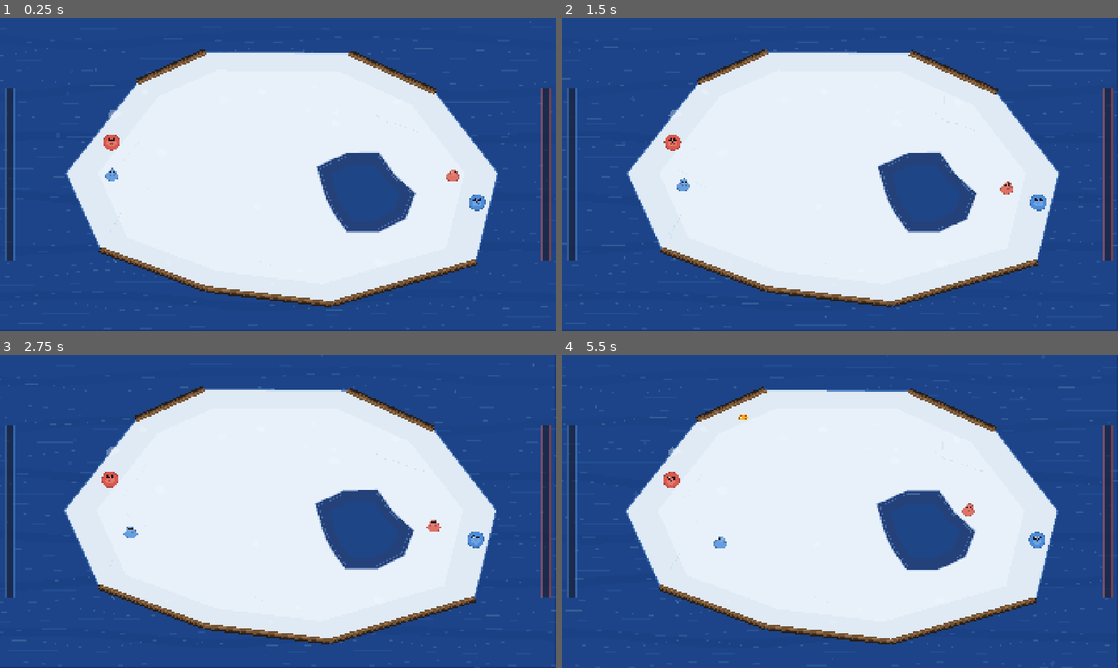
Above: before the commit, frames 1-4 (two rows, left to right).
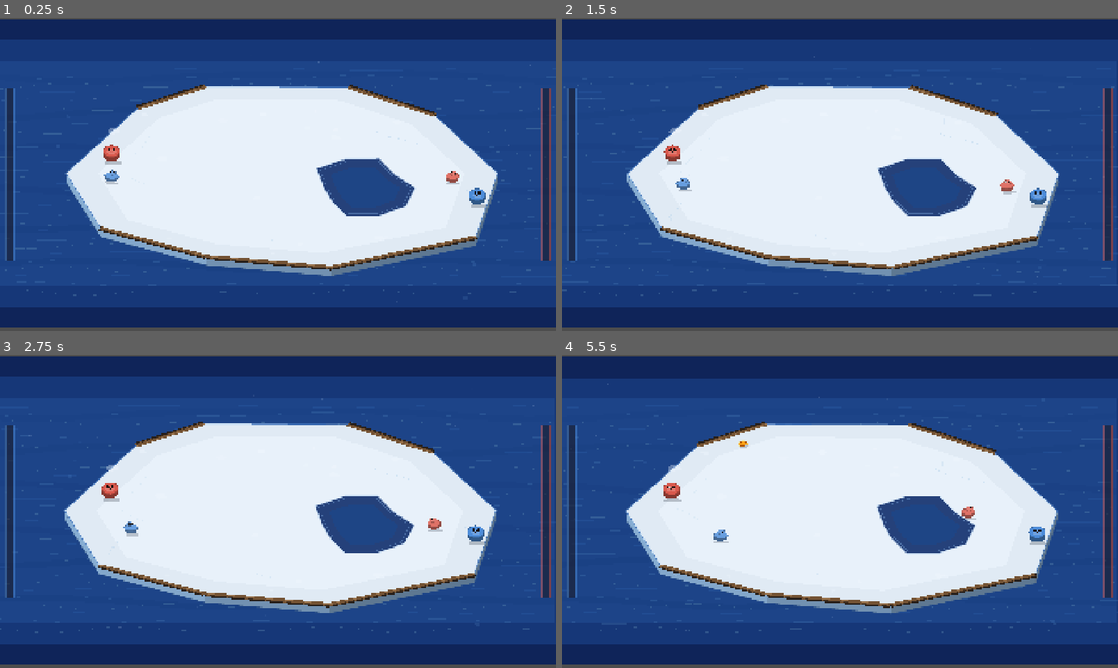
Above: after the commit, the same moments.

Repository: AspireenCZ/Seals
Game: Godot game, scene res://scenes/main.tscn
The game is run twice, just before and just after one commit, with the same random seed, the same clock (stepped at 60 frames per second) and the same inputs.
Inputs:
- Up to frame 1 (0.25 s): no input
- Up to frame 2 (1.5 s): tap Enter (ui_accept) at 0.5, 0.77 s
- Up to frame 3 (2.75 s): tap Enter (ui_accept) at 1.52 s
- Up to frame 4 (5.5 s): tap Enter (ui_accept) at 3.02, 3.77, 4.52 s

The runs differ from the first frame. In frame 1, 32% of the frame differs, in the area x 0-100%, y 0-100%; in frame 2, 32%; in frame 3, 32%; in frame 4, 33%.

Commit message:
Add semi-isometric 3D visuals and ambient audio
- Apply 0.72 Y canvas transform for isometric perspective (no physics impact)
- Ice floe gets cliff edges for raised-platform 3D depth
- All creatures (seal, penguin, walrus, bear, kid) get drop shadows and
  cylinder side bands for volumetric look
- Fish gets a landed shadow
- Ambient sound (ambient-sunnyday.mp3) loops on game start

Co-Authored-By: Claude Sonnet 4.6 <noreply@anthropic.com>

Diff:
--- a/project.godot
+++ b/project.godot
@@ -1,6 +1,10 @@
 ; Engine configuration file.
 ; It's best edited using the editor UI and not directly,
-; but it can also be edited directly if you know what you're doing.
+; since the parameters that go here are not all obvious.
+;
+; Format:
+;   [section] ; section goes between []
+;   param=value ; assign values to parameters
 
 config_version=5
 
--- a/scripts/arena.gd
+++ b/scripts/arena.gd
@@ -48,9 +48,10 @@
 var _walrus_spawned := false
 var _walrus_time := 0.0
 
-## Camera drift
-var _camera: Camera2D
+## Camera / isometric transform
 var _drift_time := 0.0
+const ISO_CANVAS_Y := 0.72                              ## Y compression for semi-iso perspective
+const ISO_ORIGIN_Y := ICE_CENTER.y * (1.0 - 0.72)      ## ≈ 151 — re-centres after squish
 
 ## UI
 var _canvas: CanvasLayer
@@ -71,6 +72,19 @@
 	_init_animal_pacing()
 	_build_ui()
 	_build_camera()
+	_start_ambient()
+
+func _start_ambient() -> void:
+	var stream: AudioStreamMP3 = load("res://assets/Sounds/Ambient/ambient-sunnyday.mp3")
+	if stream == null:
+		push_warning("Ambient sound not found — check import.")
+		return
+	stream.loop = true
+	var player := AudioStreamPlayer.new()
+	player.stream = stream
+	player.volume_db = -6.0
+	add_child(player)
+	player.play()
 
 ## ============================================================
 ## Arena generation
@@ -269,6 +283,41 @@
 	rim.default_color = Color(0.6, 0.78, 0.95, 0.3)
 	rim.z_index = -4
 	_add_arena_node(rim)
+
+	# Ice cliff faces — give the floe a 3D raised-platform look in iso view.
+	# Each edge facing "downward" (toward viewer) gets a shaded quad below it.
+	# CLIFF_DEPTH is in world-space px; canvas Y-squish makes it look ~30 screen-px deep.
+	const CLIFF_DEPTH := 42.0
+	for ci in range(ice_polygon.size()):
+		var cni := (ci + 1) % ice_polygon.size()
+		var ca: Vector2 = ice_polygon[ci]
+		var cb: Vector2 = ice_polygon[cni]
+		var cmid := (ca + cb) * 0.5
+		var cout := (cmid - ICE_CENTER).normalized()
+		if cout.y < -0.5:  # edge faces nearly straight up — not visible as a cliff
+			continue
+		# Fake lighting: edges facing right are slightly darker
+		var shade := remap(cout.x, -1.0, 1.0, 0.92, 0.60)
+		var cliff_c := Color(0.58 * shade, 0.74 * shade, 0.90 * shade)
+		var cliff_quad := Polygon2D.new()
+		cliff_quad.polygon = PackedVector2Array([
+			ca, cb,
+			cb + Vector2(0.0, CLIFF_DEPTH),
+			ca + Vector2(0.0, CLIFF_DEPTH)
+		])
+		cliff_quad.color = cliff_c
+		cliff_quad.z_index = -6  # behind ice surface, above ocean
+		_add_arena_node(cliff_quad)
+		# Bottom shadow line
+		var cliff_edge := Line2D.new()
+		cliff_edge.points = PackedVector2Array([
+			ca + Vector2(0.0, CLIFF_DEPTH),
+			cb + Vector2(0.0, CLIFF_DEPTH)
+		])
+		cliff_edge.width = 2.5
+		cliff_edge.default_color = Color(0.25, 0.38, 0.55, 0.5)
+		cliff_edge.z_index = -6
+		_add_arena_node(cliff_edge)
 
 	# Edge drawing — walls vs open water
 	for idx in range(ice_polygon.size()):
@@ -778,11 +827,17 @@
 	_update_ui()
 
 func _build_camera() -> void:
-	_camera = Camera2D.new()
-	_camera.position = ICE_CENTER
-	_camera.zoom = Vector2(1.0, 1.0)
-	_camera.enabled = true
-	add_child(_camera)
+	## iso3d: no Camera2D — canvas_transform is managed directly in _process.
+	_apply_iso_transform(Vector2.ZERO)
+
+func _apply_iso_transform(drift: Vector2) -> void:
+	## Squish Y by ISO_CANVAS_Y so the flat top-down world looks semi-isometric.
+	## CanvasLayer (UI) is on a separate canvas and is unaffected.
+	get_viewport().canvas_transform = Transform2D(
+		Vector2(1.0, 0.0),
+		Vector2(0.0, ISO_CANVAS_Y),
+		Vector2(-drift.x, ISO_ORIGIN_Y - drift.y * ISO_CANVAS_Y)
+	)
 
 ## ============================================================
 ## Game loop
@@ -794,7 +849,7 @@
 		return
 
 	_drift_time += delta
-	_camera.offset = Vector2(sin(_drift_time * 0.3) * 8, cos(_drift_time * 0.2) * 5)
+	_apply_iso_transform(Vector2(sin(_drift_time * 0.3) * 8.0, cos(_drift_time * 0.2) * 5.0))
 
 	_update_animal_pacing(delta)
 
--- a/scripts/bear.gd
+++ b/scripts/bear.gd
@@ -5,6 +5,7 @@
 const MAX_SPEED := 180.0
 const FRICTION := 0.994
 const RADIUS := 50.0
+const ISO_H := 28.0   ## cylinder height in world-px
 const FISH_DETECT_RANGE := 2000.0
 const PLAYER_HUNT_RANGE := 300.0
 const MAX_FISH := 5
@@ -33,6 +34,22 @@
 	_start_swim_in()
 
 func _draw() -> void:
+	# --- ISO 3D: shadow + cylinder side ---
+	var shd_pts := PackedVector2Array()
+	for i in range(20):
+		var a := TAU * i / 20.0
+		shd_pts.append(Vector2(7.0 + cos(a) * (RADIUS + 5), RADIUS + ISO_H + 9.0 + sin(a) * 13.0))
+	draw_colored_polygon(shd_pts, Color(0.0, 0.03, 0.08, 0.22))
+	var seg := 20
+	var side_pts := PackedVector2Array()
+	for i in range(seg + 1):
+		var a := PI * i / seg
+		side_pts.append(Vector2(cos(a) * RADIUS, sin(a) * RADIUS))
+	for i in range(seg + 1):
+		var a := PI * (seg - i) / seg
+		side_pts.append(Vector2(cos(a) * RADIUS, sin(a) * RADIUS + ISO_H))
+	draw_colored_polygon(side_pts, Color(0.72, 0.72, 0.68))
+
 	# Body — large white circle
 	draw_circle(Vector2.ZERO, RADIUS, Color(0.95, 0.95, 0.93))
 	# Outline
--- a/scripts/fish.gd
+++ b/scripts/fish.gd
@@ -33,6 +33,13 @@
 func _draw() -> void:
 	if state == State.COLLECTED:
 		return
+	# ISO 3D: flat shadow when landed
+	if state == State.LANDED:
+		var shd_pts := PackedVector2Array()
+		for i in range(16):
+			var a := TAU * i / 16.0
+			shd_pts.append(Vector2(3.0 + cos(a) * (FISH_SIZE.x * 0.6), FISH_SIZE.y * 0.35 + 8.0 + sin(a) * 5.0))
+		draw_colored_polygon(shd_pts, Color(0.0, 0.04, 0.10, 0.18))
 	var c := Color(1.0, 0.65, 0.1) if state == State.LANDED else Color(1, 0.6, 0, 0.5)
 	var outline_c := Color(0.7, 0.35, 0.0) if state == State.LANDED else Color(0.5, 0.3, 0, 0.4)
 	# Body ellipse
--- a/scripts/kid.gd
+++ b/scripts/kid.gd
@@ -319,6 +319,21 @@
 	var off := _tremble
 	# Adult seal — same style as seal.gd but drawn as Node2D
 	var r := 28.0
+	const ISO_H_A := 20.0
+	# Shadow + cylinder side
+	var shd_pts := PackedVector2Array()
+	for i in range(20):
+		var a := TAU * i / 20.0
+		shd_pts.append(Vector2(5.0 + cos(a) * (r + 3), r + ISO_H_A + 7.0 + sin(a) * 9.0))
+	draw_colored_polygon(shd_pts, Color(0.0, 0.04, 0.10, 0.20))
+	var side_pts := PackedVector2Array()
+	for i in range(21):
+		var a := PI * i / 20.0
+		side_pts.append(Vector2(cos(a) * r, sin(a) * r))
+	for i in range(21):
+		var a := PI * (20 - i) / 20.0
+		side_pts.append(Vector2(cos(a) * r, sin(a) * r + ISO_H_A))
+	draw_colored_polygon(side_pts, body_color.darkened(0.38))
 	var center := Vector2(0, 0) + off
 	# Body circle
 	draw_circle(center, r, body_color)
@@ -346,6 +361,22 @@
 	var off := _tremble
 	# Coat — lighter/warmer than parent
 	var coat: Color = body_color.lightened(0.15)
+	const ISO_H_K := 14.0
+	# Shadow + cylinder side (based on body oval bx=22, by=16)
+	var bx_k := 22.0; var by_k := 16.0
+	var shd_pts := PackedVector2Array()
+	for i in range(20):
+		var a := TAU * i / 20.0
+		shd_pts.append(Vector2(4.0 + cos(a) * (bx_k + 3), 4.0 + by_k + ISO_H_K + 5.0 + sin(a) * 7.0))
+	draw_colored_polygon(shd_pts, Color(0.0, 0.04, 0.10, 0.20))
+	var side_pts := PackedVector2Array()
+	for i in range(21):
+		var a := PI * i / 20.0
+		side_pts.append(Vector2(cos(a) * bx_k, 4.0 + sin(a) * by_k))
+	for i in range(21):
+		var a := PI * (20 - i) / 20.0
+		side_pts.append(Vector2(cos(a) * bx_k, 4.0 + sin(a) * by_k + ISO_H_K))
+	draw_colored_polygon(side_pts, coat.darkened(0.35))
 	# Body — squat oval
 	var bx := 22.0
 	var by := 16.0
--- a/scripts/penguin.gd
+++ b/scripts/penguin.gd
@@ -7,6 +7,7 @@
 const SLIDE_FRICTION := 0.992  ## lighter friction — ~250px slide
 const MAX_WANDER_SPEED := 900.0 ## uncapped for swim/leave (off-ice)
 const RADIUS := 18.0
+const ISO_H := 16.0   ## cylinder height in world-px
 const FISH_DETECT_RANGE := 1000.0
 const WANDER_CHANGE_TIME := 2.0
 const ICE_CENTER := Vector2(960, 540)
@@ -42,6 +43,22 @@
 	_start_swim_in()
 
 func _draw() -> void:
+	# --- ISO 3D: shadow + cylinder side ---
+	var shd_pts := PackedVector2Array()
+	for i in range(20):
+		var a := TAU * i / 20.0
+		shd_pts.append(Vector2(4.0 + cos(a) * (RADIUS + 2), RADIUS + ISO_H + 6.0 + sin(a) * 6.0))
+	draw_colored_polygon(shd_pts, Color(0.0, 0.04, 0.10, 0.20))
+	var seg := 20
+	var side_pts := PackedVector2Array()
+	for i in range(seg + 1):
+		var a := PI * i / seg
+		side_pts.append(Vector2(cos(a) * RADIUS * 0.8, sin(a) * RADIUS))
+	for i in range(seg + 1):
+		var a := PI * (seg - i) / seg
+		side_pts.append(Vector2(cos(a) * RADIUS * 0.8, sin(a) * RADIUS + ISO_H))
+	draw_colored_polygon(side_pts, Color(0.06, 0.06, 0.08))
+
 	# Body — black oval
 	var body_pts: PackedVector2Array = []
 	for i in range(20):
--- a/scripts/seal.gd
+++ b/scripts/seal.gd
@@ -11,6 +11,7 @@
 const BRAKE_ACCEL := 900.0   ## pixels/s² — braking is faster than accelerating
 const BUMP_FORCE := 400.0    ## impulse on collision with another seal
 const RADIUS := 28.0
+const ISO_H := 20.0   ## body cylinder height in world-px (≈14 screen-px at canvas 0.72)
 
 var _input_prefix: String
 var _respawn_timer := 0.0
@@ -35,6 +36,24 @@
 	queue_redraw()
 
 func _draw() -> void:
+	# --- ISO 3D: shadow + cylinder side (drawn behind body) ---
+	# Drop shadow (flat ellipse on the "ground" below the creature)
+	var shd_pts := PackedVector2Array()
+	for i in range(20):
+		var a := TAU * i / 20.0
+		shd_pts.append(Vector2(5.0 + cos(a) * (RADIUS + 3), RADIUS + ISO_H + 7.0 + sin(a) * 9.0))
+	draw_colored_polygon(shd_pts, Color(0.0, 0.04, 0.10, 0.22))
+	# Cylinder side (front face between top-face edge and ground level)
+	var seg := 20
+	var side_pts := PackedVector2Array()
+	for i in range(seg + 1):
+		var a := PI * i / seg
+		side_pts.append(Vector2(cos(a) * RADIUS, sin(a) * RADIUS))
+	for i in range(seg + 1):
+		var a := PI * (seg - i) / seg
+		side_pts.append(Vector2(cos(a) * RADIUS, sin(a) * RADIUS + ISO_H))
+	draw_colored_polygon(side_pts, body_color.darkened(0.38))
+
 	# Body
 	draw_circle(Vector2.ZERO, RADIUS, body_color)
 	# Outline
--- a/scripts/walrus.gd
+++ b/scripts/walrus.gd
@@ -10,6 +10,7 @@
 const FURY_SPEED := 420.0      ## px/s — speed cap when charging in fury
 const FRICTION := 0.990        ## heavier friction than seal — stops more efficiently
 const RADIUS := 40.0
+const ISO_H := 24.0   ## cylinder height in world-px
 const FURY_RADIUS := 250.0     ## px — aggression detection range
 const FURY_COOLDOWN := 1.0     ## seconds target must stay outside radius to break lock
 const POST_FURY_PAUSE := 1.0   ## seconds walrus pauses after fury ends
@@ -427,6 +428,22 @@
 ## ============================================================
 
 func _draw() -> void:
+	# --- ISO 3D: shadow + cylinder side ---
+	var shd_pts := PackedVector2Array()
+	for i in range(20):
+		var a := TAU * i / 20.0
+		shd_pts.append(Vector2(6.0 + cos(a) * (RADIUS + 4), RADIUS + ISO_H + 8.0 + sin(a) * 11.0))
+	draw_colored_polygon(shd_pts, Color(0.0, 0.03, 0.08, 0.22))
+	var seg := 20
+	var side_pts := PackedVector2Array()
+	for i in range(seg + 1):
+		var a := PI * i / seg
+		side_pts.append(Vector2(cos(a) * RADIUS, sin(a) * RADIUS * 0.85))
+	for i in range(seg + 1):
+		var a := PI * (seg - i) / seg
+		side_pts.append(Vector2(cos(a) * RADIUS, sin(a) * RADIUS * 0.85 + ISO_H))
+	draw_colored_polygon(side_pts, Color(0.38, 0.27, 0.19))
+
 	# Body — large brown oval
 	var body_pts: PackedVector2Array = []
 	for i in range(24):
Not shown, added: assets/Sounds/Ambient/ambient-sunnyday.mp3.import
Not shown, added: scripts/arena.gd.uid
Not shown, added: scripts/bear.gd.uid
Not shown, added: scripts/cadaver.gd.uid
Not shown, added: scripts/dive_ripple.gd.uid
Not shown, added: scripts/fish.gd.uid
Not shown, added: scripts/kid.gd.uid
Not shown, added: scripts/oscillation_guard.gd.uid
Not shown, added: scripts/penguin.gd.uid
Not shown, added: scripts/seal.gd.uid
Not shown, added: scripts/splash.gd.uid
Not shown, added: scripts/walrus.gd.uid
(and 2 more such lines)
